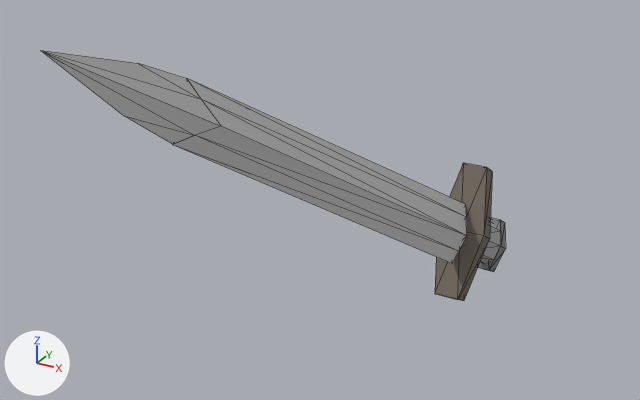
Before and after pictures for a commit that changed the OBJ model data/MODEL/player/Sword.obj.
Before and after are seen from a camera (50 mm lens) standing at (2.77, -8.71, 4.41) and looking at (-0.43, -2.89, 1.49). Every picture has the same lights, and +X, +Y and +Z are marked at lower left. Mesh edges are drawn as thin lines. Where no turn or scale is listed for an object, it has been applied to the vertices.

The older version as bpy lines, for what is in view:
```python
me_sword = bpy.data.meshes.new('Sword')
me_sword.from_pydata(...)  # 76 vertices, 136 faces; spans x -0.25..0.26, y -6.1..0.75, z -0.63..3.5
# faces by material slot: [56, 24, 32, 24]
me_sword.materials.append(mat_lambert4sg)  # light grey #cacaca
me_sword.materials.append(mat_lambert11sg)  # brown #766c61
me_sword.materials.append(mat_lambert6sg)  # grey #acacac
me_sword.materials.append(mat_lambert3sg)  # grey #848689
ob_sword = bpy.data.objects.new('Sword', me_sword)
ob_sword.location = (0.0, 0.0, 0.0)
```
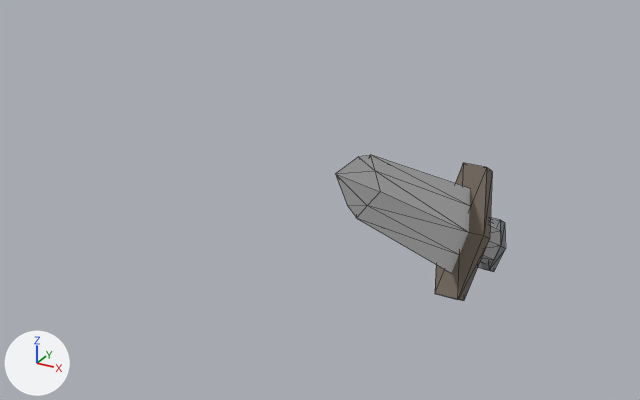
The newer file is also turned or shifted as a whole; pictures and numbers use the older file's frame.

Where the change shows, as pixel boxes [x1, y1, x2, y2] in the pictures (640 x 400 px; the box of a moved part takes in the faces that stretch with it):
'Sword', reshaped (63% narrower, 42% shorter)
    before: [41, 50, 506, 301]
    after: [335, 155, 506, 301]
part 1 of me_sword, moved or reshaped
    before: [41, 50, 467, 264]
    after: [335, 155, 470, 273]

Patch to the scene script:
```diff
--- a/data/MODEL/player/Sword.obj.py
+++ b/data/MODEL/player/Sword.obj.py
@@ me_sword @@
 me_sword.from_pydata(...)  # 76 vertices, 136 faces; spans x -0.25..0.26, y -6.1..0.75, z -0.63..3.5
 # used by ob_sword; location = (0.0, 0.0, 0.0)
+# me_sword part 1: the loose piece of 30 vertices spanning x -0.08..0.1, y -6.1..-0.54, z 0.06..3.5 is multiplied about its middle by the matrix ((1.0, 0.0, 0.0), (0.0, 0.728, 0.346), (0.0, 0.409, 1.232)), then moved by (0.0, 1.28, -0.74)
 me_sword.materials.append(mat_lambert4sg)
```
